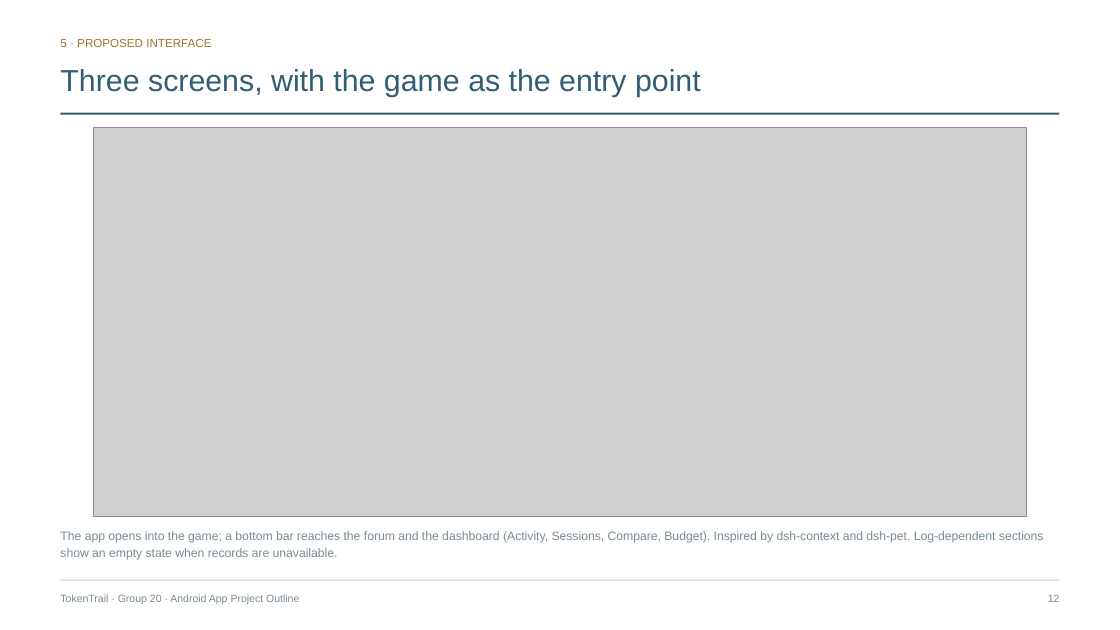
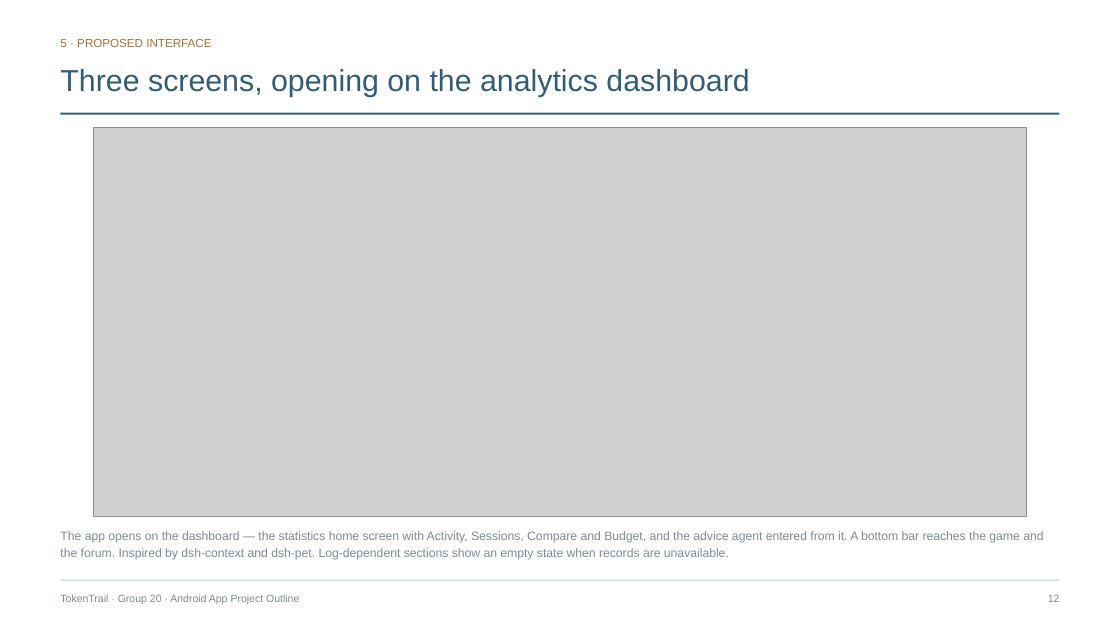
Before and after one commit to LiuZongrun7/Mobile_Group_20, a slide deck: slide 12 of docs/TokenTrail_Project_Outline_Slides.pptx. Drawn at 1120x630 pixels with LibreOffice and Linux fonts; fonts in the diff are those of the drawing; grey boxes stand for pictures. Boxes give left, top, right and bottom in pixels: in the first picture for what was removed or moved away, otherwise in the second. Text is boxed around its words. In the diff, an @@ line names an element or a change of style, - is before the commit and + after.

```diff
--- a/docs/TokenTrail_Project_Outline_Slides.pptx
+++ b/docs/TokenTrail_Project_Outline_Slides.pptx
@@ text at <box>60,69,749,97</box>: text changed @@
-Three screens, with the game as the entry point
+Three screens, opening on the analytics dashboard
@@ text at <box>60,531,1043,560</box>: text changed @@
-The app opens into the game; a bottom bar reaches the forum and the dashboard (Activity, Sessions, Compare, Budget). Inspired by dsh-context and dsh-pet. Log-dependent sections show an empty state when records are unavailable.
+The app opens on the dashboard — the statistics home screen with Activity, Sessions, Compare and Budget, and the advice agent entered from it. A bottom bar reaches the game and the forum. Inspired by dsh-context and dsh-pet. Log-dependent sections show an empty state when records are unavailable.
```
Also in this commit, not shown: 11 other slides changed, 17 other files.
